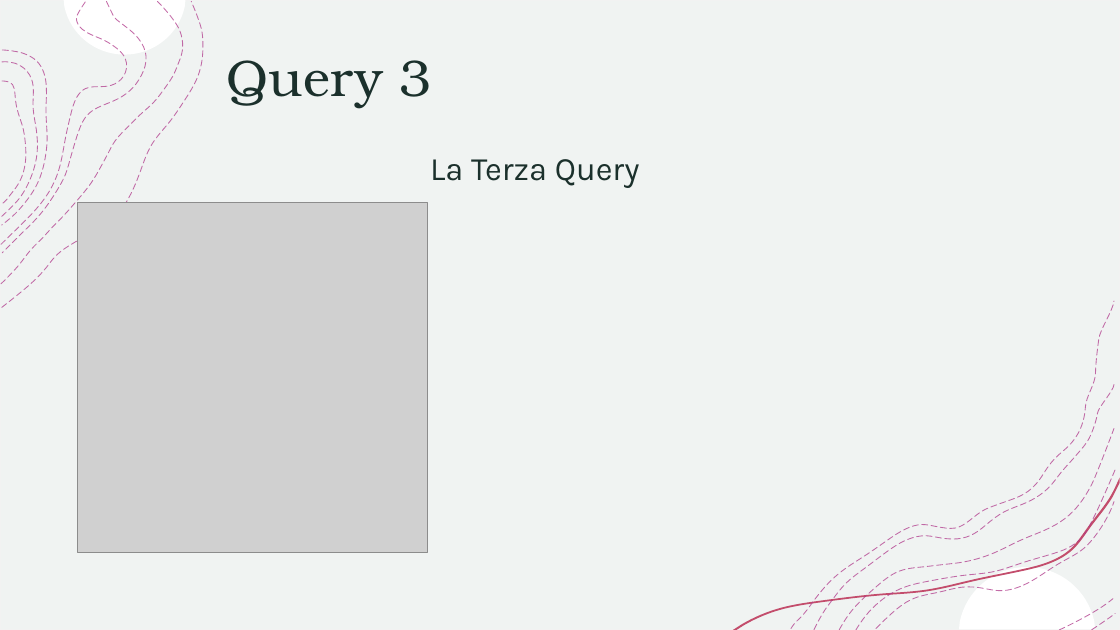
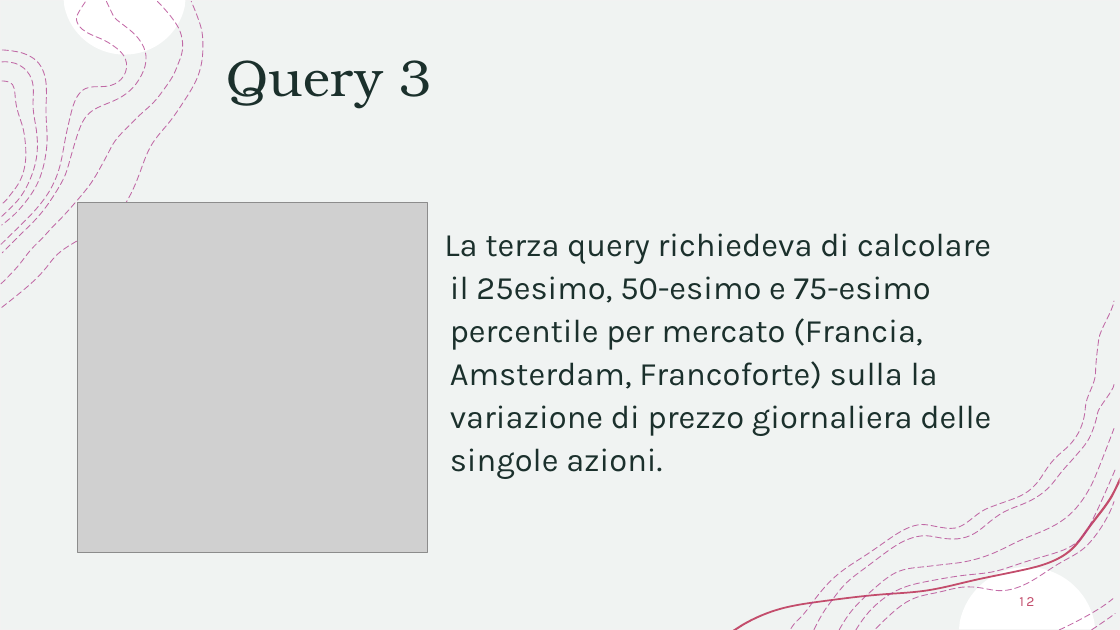
Before and after one commit to kobero98/SABD_Progetto1, a slide deck: slide 12 of PresentazioneSABD1.pptx (slide 10 before the commit). Drawn at 1120x630 pixels with LibreOffice and Linux fonts; fonts in the diff are those of the drawing; grey boxes stand for pictures. Boxes give left, top, right and bottom in pixels: in the first picture for what was removed or moved away, otherwise in the second. Text is boxed around its words. In the diff, an @@ line names an element or a change of style, - is before the commit and + after.

```diff
--- a/PresentazioneSABD1.pptx
+++ b/PresentazioneSABD1.pptx
@@ text at <box>444,233,991,479</box>: text changed @@
-La Terza Query
+La terza query richiedeva di calcolare il 25esimo, 50-esimo e 75-esimo percentile per mercato (Francia, Amsterdam, Francoforte) sulla la variazione di prezzo giornaliera delle singole azioni.
@@ page number added at <box>1019,597,1034,606</box>, 12 pt, text #C34D6C @@
+12
```
Also in this commit, not shown: 8 other slides changed, 7 slides added, 2 slides removed.
